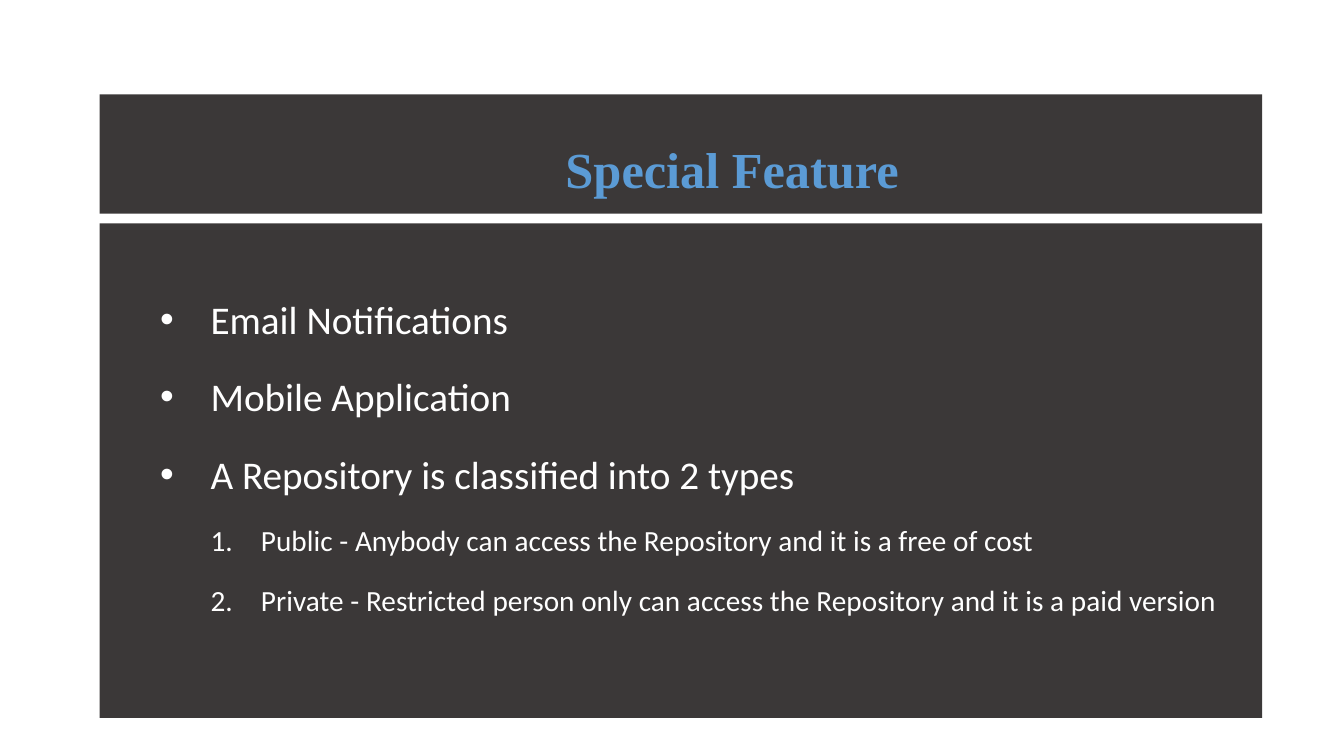
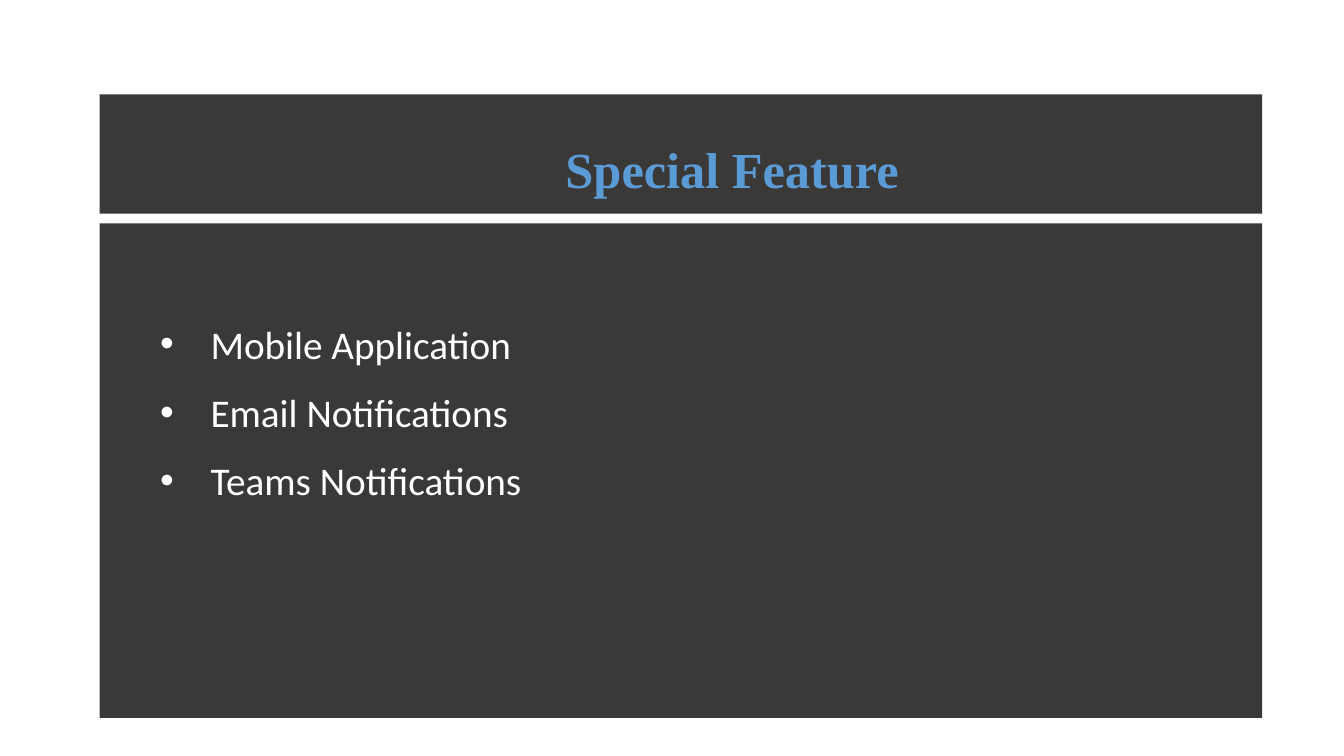
Before and after one commit to ATE186-Murali/PPT, a slide deck: slide 11 of GitHub.pptx. Drawn at 1344x756 pixels with LibreOffice and Linux fonts; fonts in the diff are those of the drawing. Boxes give left, top, right and bottom in pixels: in the first picture for what was removed or moved away, otherwise in the second. Text is boxed around its words. In the diff, an @@ line names an element or a change of style, - is before the commit and + after.

```diff
--- a/GitHub.pptx
+++ b/GitHub.pptx
@@ subtitle at box(211, 331, 510, 366): paragraph added @@
+  • Mobile Application
@@ subtitle at box(211, 399, 508, 428): line spacing 1.5 to 1.3 @@
@@ subtitle at box(211, 468, 521, 496): text changed; size 20.9 to 28 pt @@
-  • Mobile Application
-  • A Repository is classified into 2 types
-    1. Public - Anybody can access the Repository and it is a free of cost
-    2. Private - Restricted person only can access the Repository and it is a paid version
+  • Teams Notifications
```
